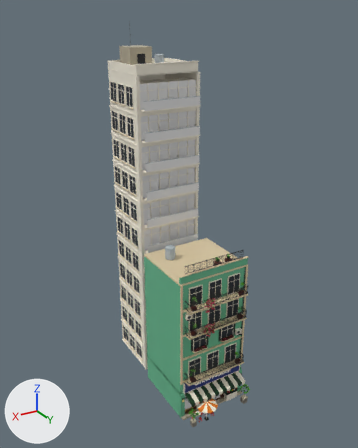
Renders of the FBX model Assets/PhoViet/Art/Streets/PV_StreetShop01_Petshop.fbx from each side of a commit.
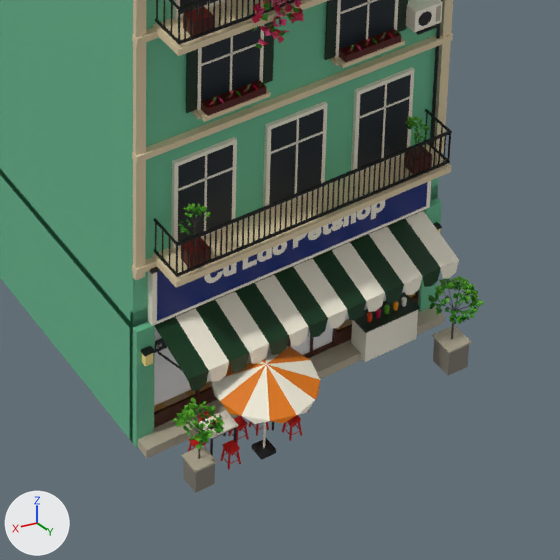
Each version is shown whole from a 50 mm lens placed at (26.3, 40.5, 41.9), pointed at (0.3, -2.9, 20.3), then close up on the part from 43% to 74% of the width and 73% to 98% of the height. Every picture has the same lights, and +X, +Y and +Z are marked at lower left. The last two pictures show the newer version. Objects named as collision shapes, trigger or cutter boxes, shadow casters or lower levels of detail are left out. Where no turn or scale is listed for an object, it has been applied to the vertices. Vertices at exactly the same position are counted once.

Before the edit, the objects in view are built like this:
```python
me_pv_streetshop01_petshop_lod0 = bpy.data.meshes.new('PV_StreetShop01_Petshop_LOD0')
me_pv_streetshop01_petshop_lod0.from_pydata(...)  # 24102 vertices, 18406 faces; spans x -4.2..4.2, y -12.5..6.8, z 0.0..41.0
# faces by material slot: [18381, 25]
me_pv_streetshop01_petshop_lod0.materials.append(mat_pv_streetatlas)  # picture img_pv_streetpalette_png
me_pv_streetshop01_petshop_lod0.materials.append(mat_pv_streetglass)  # white #e7e7e7
ob_pv_streetshop01_petshop_lod0 = bpy.data.objects.new('PV_StreetShop01_Petshop_LOD0', me_pv_streetshop01_petshop_lod0)
ob_pv_streetshop01_petshop_lod0.location = (0.0, 0.0, 0.0)
```
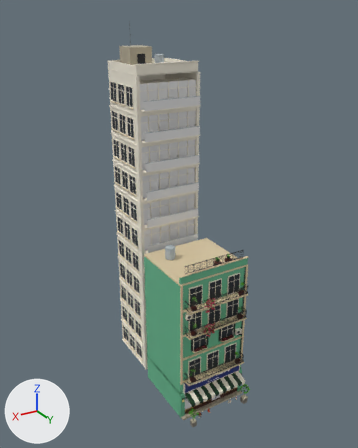
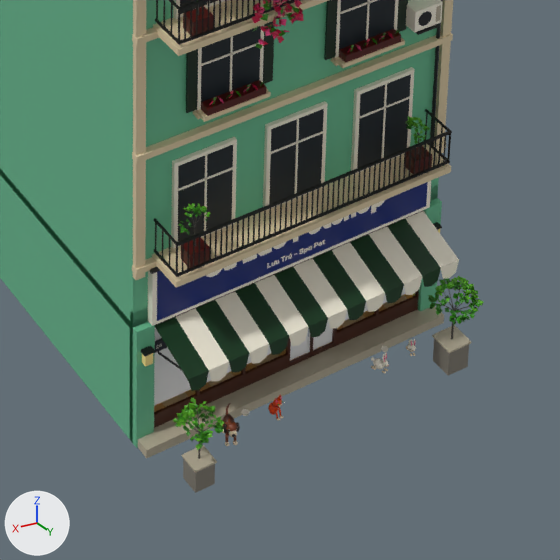
Location of each change, [x1, y1, x2, y2] in pixels of the close-ups (560 x 560 px; the box of a moved part takes in the faces that stretch with it):
part 1 of me_pv_streetshop01_petshop_lod0, moved or reshaped (not visible afterwards)
    before: [367, 312, 372, 322]
part 2 of me_pv_streetshop01_petshop_lod0, moved or reshaped (not visible afterwards)
    before: [376, 308, 381, 318]
part 3 of me_pv_streetshop01_petshop_lod0, moved or reshaped (not visible afterwards)
    before: [384, 305, 390, 314]
part 4 of me_pv_streetshop01_petshop_lod0, deleted
    before: [188, 258, 420, 470]
part 5 of me_pv_streetshop01_petshop_lod0, reshaped
    before: [199, 200, 385, 456]
    after: [206, 200, 416, 446]

What changed in the scene script:
```text
Change me_pv_streetshop01_petshop_lod0:
    used by ob_pv_streetshop01_petshop_lod0; location = (0.0, 0.0, 0.0)
    remove me_pv_streetshop01_petshop_lod0.from_pydata(...)  # 24102 vertices, 18406 faces; spans x -4.2..4.2, y -12.5..6.8, z 0.0..41.0
    add me_pv_streetshop01_petshop_lod0.from_pydata(...)  # 27289 vertices, 22651 faces; spans x -4.2..4.2, y -12.5..6.2, z 0.0..41.0
    me_pv_streetshop01_petshop_lod0 part 1: the loose piece of 12 vertices spanning x -2.0..-1.9, y 4.3..4.5, z 1.0..1.2 is scaled about its middle by (0.113, -0.117, -0.973), then moved by (3.0, -1.9, -0.7)
    me_pv_streetshop01_petshop_lod0 part 2: the loose piece of 12 vertices spanning x -2.3..-2.1, y 4.3..4.5, z 1.0..1.2 is scaled about its middle by (0.104, -0.237, -0.297), then moved by (3.4, -2.2, -0.8)
    me_pv_streetshop01_petshop_lod0 part 3: the loose piece of 12 vertices spanning x -2.5..-2.4, y 4.3..4.5, z 1.0..1.2 is moved by (3.5, -2.0, -0.8)
    me_pv_streetshop01_petshop_lod0 part 4: 142 loose pieces with 1255 vertices, spanning x -3.2..3.3, y 0.5..6.8, z 0.0..4.4, are deleted
    me_pv_streetshop01_petshop_lod0 part 5: 34 vertices moved within x -2.3..2.3, y 4.1..5.2, z 0.5..4.3; 316 vertices removed from x -2.5..3.0, y 0.8..5.2, z 0.0..4.4; 4732 vertices added at x -3.0..3.0, y 0.7..5.5, z 0.2..4.6
    other edits to the shape of me_pv_streetshop01_petshop_lod0 do not show in these pictures
```
